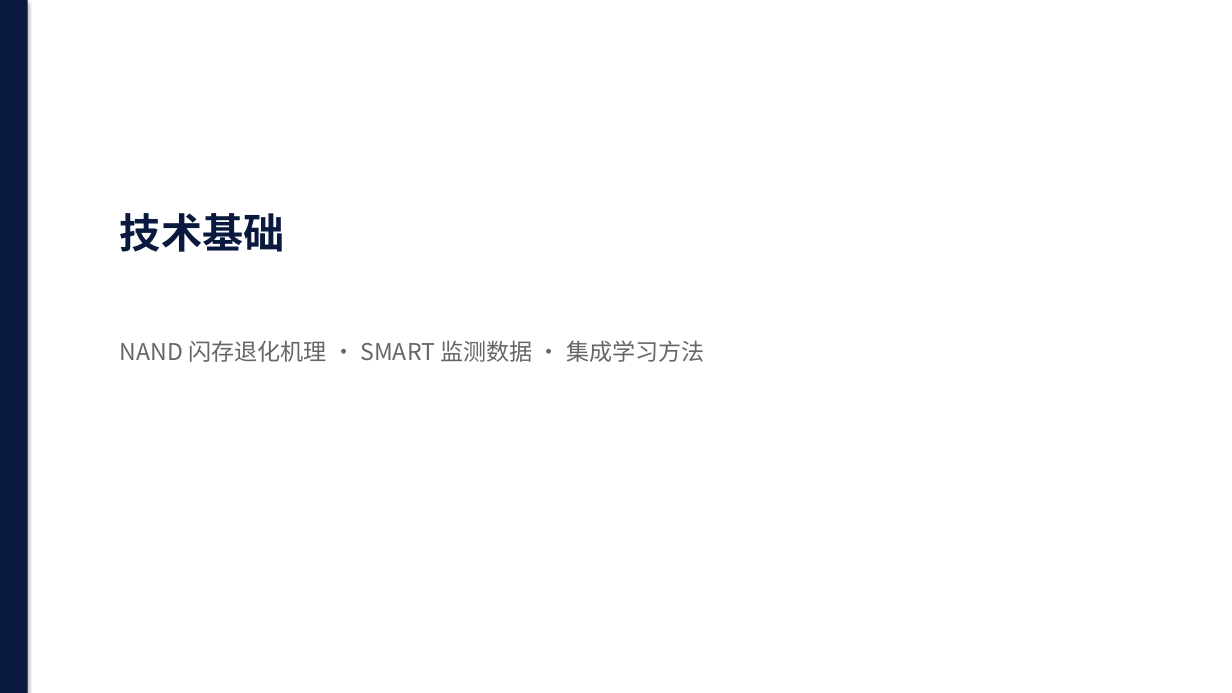
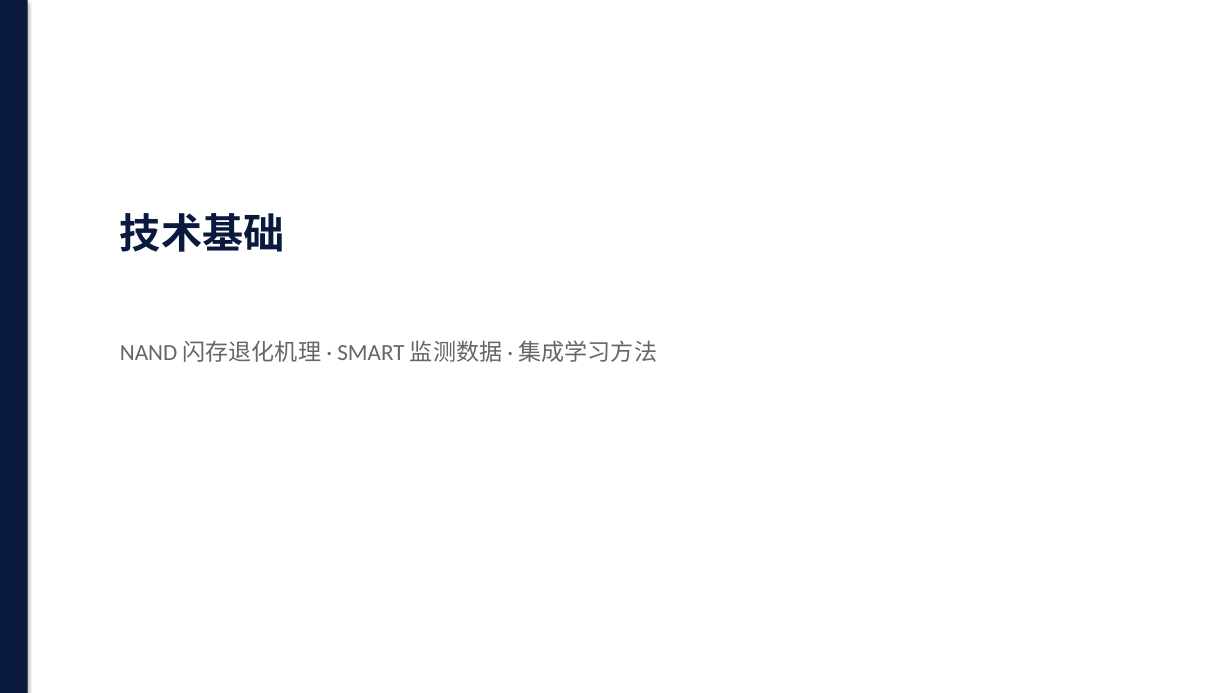
Before and after one commit to elephas00/master-thesis, a slide deck: slide 8 of 答辩材料/龙泳江20260906学位答辩.pptx. Drawn at 1232x693 pixels with LibreOffice and Linux fonts; fonts in the diff are those of the drawing. Boxes give left, top, right and bottom in pixels: in the first picture for what was removed or moved away, otherwise in the second. Text is boxed around its words. In the diff, an @@ line names an element or a change of style, - is before the commit and + after.

```diff
--- a/答辩材料/龙泳江20260906学位答辩.pptx
+++ b/答辩材料/龙泳江20260906学位答辩.pptx
@@ text "NAND 闪存退化机理 · SMART 监测数据 ..." at [120,340,658,362]: font Noto Sans CJK SC to Calibri @@
```
Also in this commit, not shown: 34 other slides changed.
